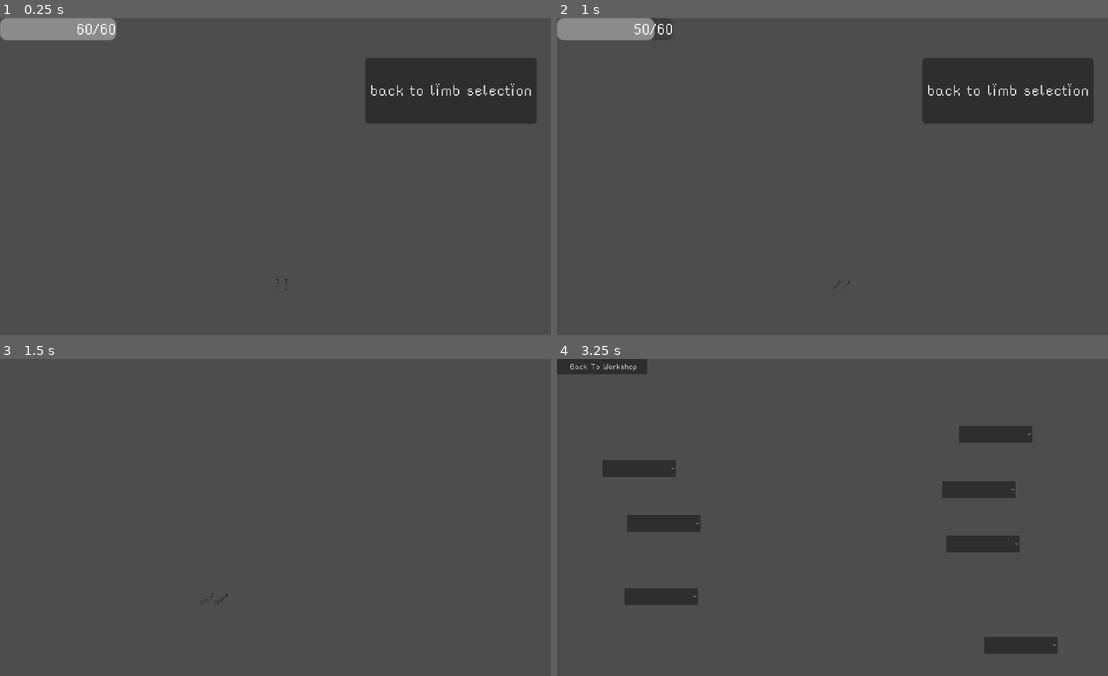
Above: before the commit, frames 1-4 (two rows, left to right).
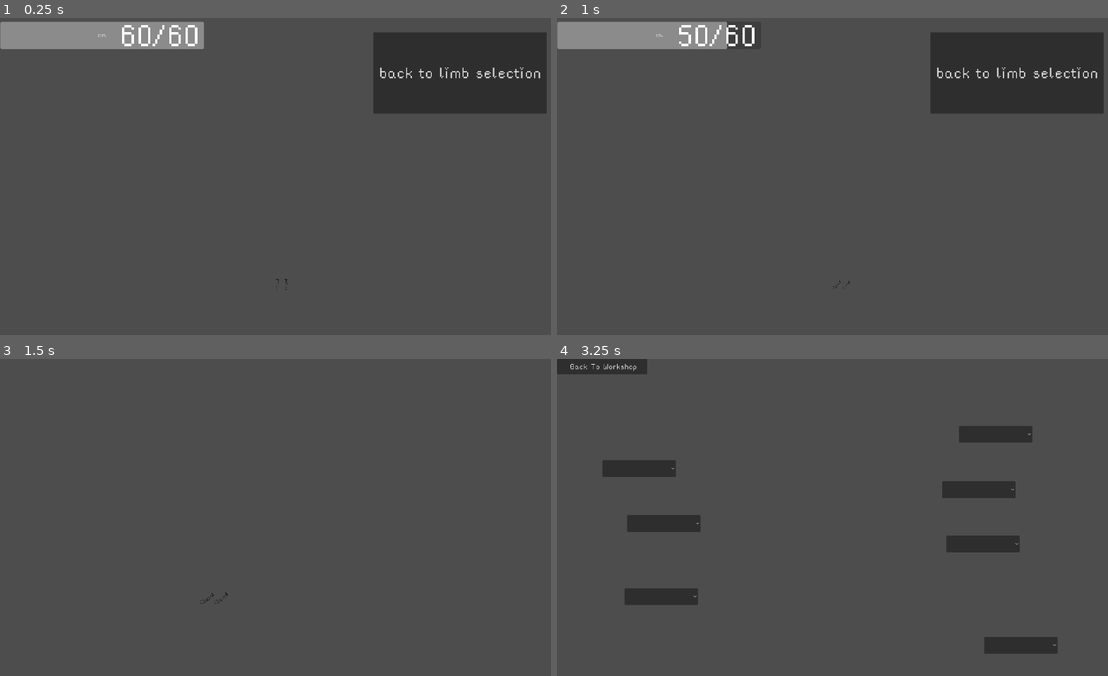
Above: after the commit, the same moments.

Repository: flowerFawn/Robot_game
Game: Godot game, scene res://spawn_level.tscn
The game is run twice, just before and just after one commit, with the same random seed, the same clock (stepped at 60 frames per second) and the same inputs. This scene is started directly instead of the project's main scene.
Inputs (mouse positions are in pixels of both pictures, inside the frame that each line leads up to):
- Up to frame 1 (0.25 s): no input
- Up to frame 2 (1 s): tap Enter at 0.5 s; move the mouse to (964, 160) at 0.52 s; hold D (right) from 0.53 s (still down); tap F (interact) at 0.6 s; tap Space (jump) at 0.77 s
- Up to frame 3 (1.5 s): release D (right) at 1.25 s; click "back to limb selection" at 1.25 s
- Up to frame 4 (3.25 s): tap Space (jump) at 2, 2.27 s; move the mouse to (727, 533) at 2.02 s; hold D (right) 2.03-2.78 s; tap F (interact) at 2.1, 3.05 s; tap Enter at 2.75 s; move the mouse to (893, 447) at 2.77 s; press the mouse at (893, 447) at 2.78 s; hold A (left) from 2.78 s (still down)

The runs differ from the first frame. In frame 1, 6.8% of the frame differs, in the area x 0-100%, y 0-34%; in frame 2, 6.5%; in frame 3, less than 0.1%; in frame 4, nothing differs.

Commit message:
UI now works on a canvas layer, much more useful

Diff:
--- a/main_player_ui.tscn
+++ b/main_player_ui.tscn
@@ -7,32 +7,30 @@
 [node name="UIControl" type="Control" groups=["slide_excluded"]]
 layout_mode = 3
 anchors_preset = 0
-offset_left = -240.0
-offset_top = -235.0
-offset_right = 240.0
-offset_bottom = 35.0
+offset_right = 1920.0
+offset_bottom = 1080.0
 script = ExtResource("1_t6hnx")
 
 [node name="Button" type="Button" parent="."]
 layout_mode = 2
-offset_left = 311.0
-offset_top = 34.0
-offset_right = 450.0
-offset_bottom = 90.0
+offset_left = 1271.0
+offset_top = 36.0
+offset_right = 1861.0
+offset_bottom = 313.0
 size_flags_horizontal = 4
 size_flags_vertical = 4
 theme = ExtResource("3_cmsfi")
+theme_override_font_sizes/font_size = 64
 text = "back to limb selection"
 script = ExtResource("1_45fv6")
 link_to = "res://levels/workshop.tscn"
 
 [node name="HPBar" type="ProgressBar" parent="."]
 layout_mode = 1
-offset_right = 99.0
-offset_bottom = 19.0
+offset_right = 694.0
+offset_bottom = 93.0
 size_flags_vertical = 4
 theme = ExtResource("3_cmsfi")
-show_percentage = false
 
 [node name="HPLabel" type="Label" parent="HPBar"]
 layout_mode = 1
@@ -41,11 +39,14 @@
 anchor_top = 0.5
 anchor_right = 1.0
 anchor_bottom = 0.5
-offset_left = -1.0
-offset_top = -7.5
-offset_bottom = 7.5
+offset_left = -215.0
+offset_top = -59.5
+offset_right = -15.0
+offset_bottom = 60.5
 grow_horizontal = 0
 grow_vertical = 2
 theme = ExtResource("3_cmsfi")
+theme_override_font_sizes/font_size = 128
+text = "21/5"
 
 [connection signal="pressed" from="Button" to="Button" method="_on_pressed"]
--- a/player_scripts/player_main.gd
+++ b/player_scripts/player_main.gd
@@ -16,8 +16,9 @@
 func _ready():
 	Player_Stats.player_current_hp = total_hp
 	Player_Stats.player_total_hp = total_hp
-	if has_node("UIControl"):
-		get_node("UIControl").set_max()
+	if get_parent().get_parent().has_node("CanvasLayer"):
+		if get_parent().get_parent().get_node("CanvasLayer").has_node("UIControl"):
+			get_parent().get_parent().get_node("CanvasLayer").get_node("UIControl").set_max()
 	player_state = "walking"
 	current_forces = Vector2(0, 0)
 	if camera_disabled:
--- a/project.godot
+++ b/project.godot
@@ -90,6 +90,16 @@
 "events": [Object(InputEventKey,"resource_local_to_scene":false,"resource_name":"","device":-1,"window_id":0,"alt_pressed":false,"shift_pressed":false,"ctrl_pressed":false,"meta_pressed":false,"pressed":false,"keycode":0,"physical_keycode":70,"key_label":0,"unicode":102,"echo":false,"script":null)
 ]
 }
+zoom_in={
+"deadzone": 0.5,
+"events": [Object(InputEventMouseButton,"resource_local_to_scene":false,"resource_name":"","device":-1,"window_id":0,"alt_pressed":false,"shift_pressed":false,"ctrl_pressed":false,"meta_pressed":false,"button_mask":8,"position":Vector2(55, 15),"global_position":Vector2(59, 56),"factor":1.0,"button_index":4,"canceled":false,"pressed":true,"double_click":false,"script":null)
+]
+}
+zoom_out={
+"deadzone": 0.5,
+"events": [Object(InputEventMouseButton,"resource_local_to_scene":false,"resource_name":"","device":-1,"window_id":0,"alt_pressed":false,"shift_pressed":false,"ctrl_pressed":false,"meta_pressed":false,"button_mask":16,"position":Vector2(167, 13),"global_position":Vector2(171, 54),"factor":1.0,"button_index":5,"canceled":false,"pressed":true,"double_click":false,"script":null)
+]
+}
 
 [layer_names]
 
--- a/spawn_level.tscn
+++ b/spawn_level.tscn
@@ -67,8 +67,13 @@
 visibility_layer = 3
 position = Vector2(50, -21)
 
-[node name="UIControl" parent="SpawnLevel/Player" instance=ExtResource("2_60qmp")]
-
 [node name="EnemyMain" parent="SpawnLevel" instance=ExtResource("7_vi4o8")]
 position = Vector2(134, -21)
 bullet_speed = 250.0
+
+[node name="CanvasLayer" type="CanvasLayer" parent="."]
+layer = 128
+
+[node name="UIControl" parent="CanvasLayer" instance=ExtResource("2_60qmp")]
+offset_left = 1.0
+offset_top = 13.0
